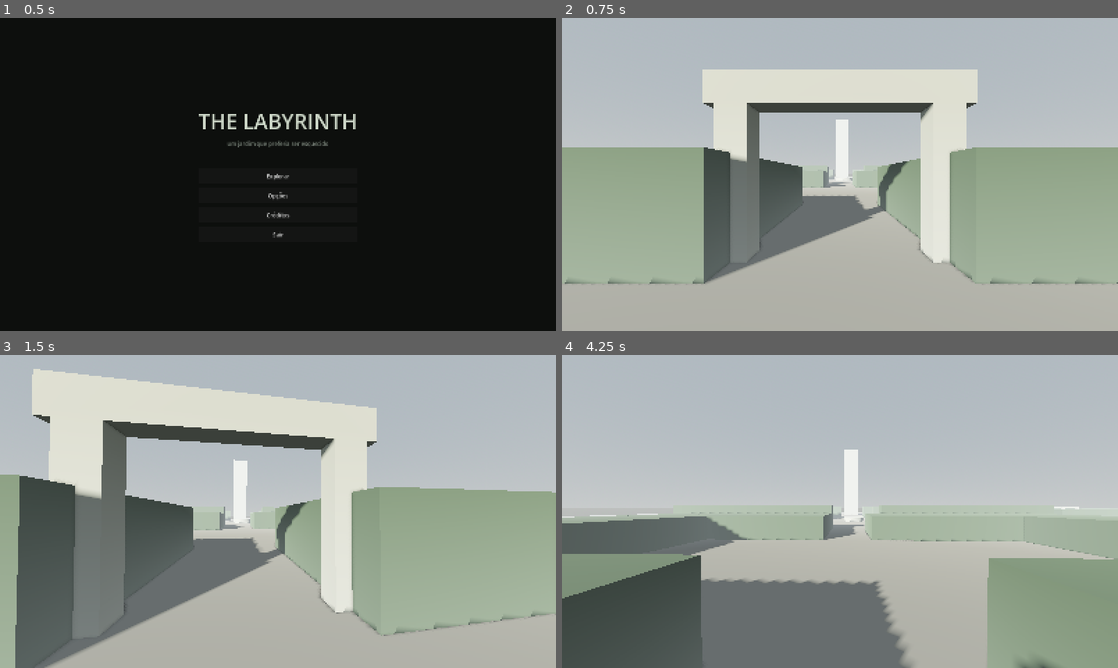
Above: before the commit, frames 1-4 (two rows, left to right).
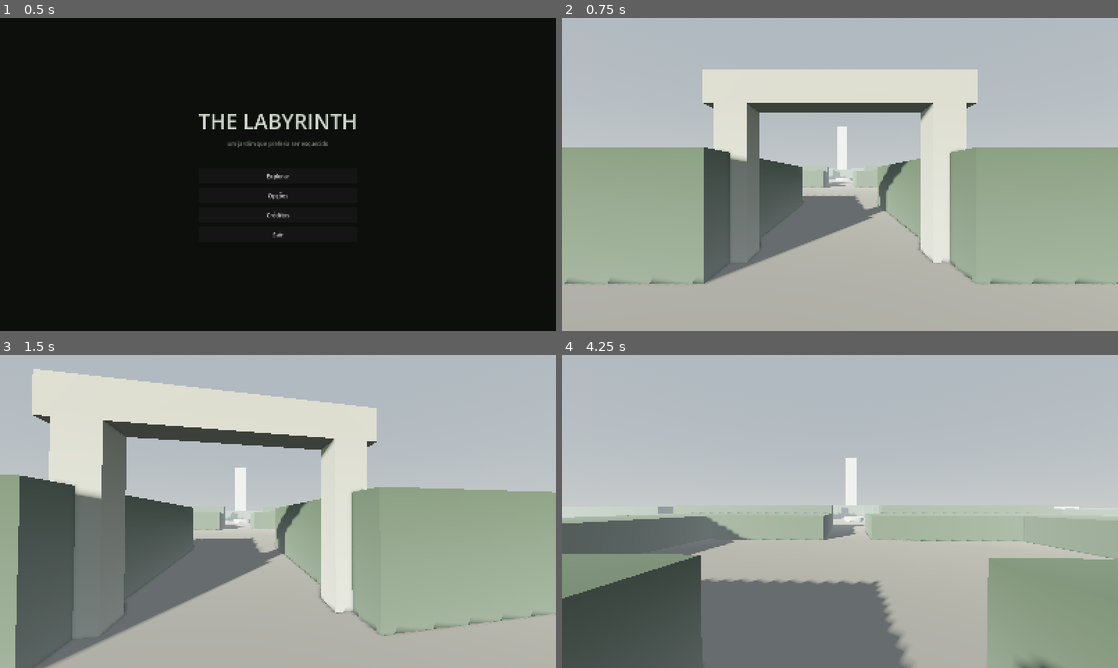
Above: after the commit, the same moments.

Repository: klauschatrny/dnd
Game: Godot game, scene res://cenas/menus/menu_inicial.tscn
Same seed, same stepped clock (60 frames per second), same inputs: the game is played once before the commit and once after it.
Inputs (mouse positions are in pixels of both pictures, inside the frame that each line leads up to):
- Up to frame 1 (0.5 s): no input
- Up to frame 2 (0.75 s): click "Explorar" at 0.5 s
- Up to frame 3 (1.5 s): tap Enter at 1.25 s; move the mouse to (305, 511) at 1.27 s; hold W (mover_frente) from 1.28 s (still down); tap E (interagir) at 1.35 s
- Up to frame 4 (4.25 s): keep holding W (mover_frente); tap Space (pular) at 1.52, 2.27, 3.77 s; move the mouse to (812, 511) at 2.02 s; tap E (interagir) at 2.1, 2.85, 3.6 s; move the mouse to (851, 505) at 2.77 s; move the mouse to (834, 517) at 3.52 s

Frame 1 is identical in both runs. In frame 2, 0.2% of the frame differs, in the area x 49-53%, y 32-52%; in frame 3, 0.2%; in frame 4, 0.4%, in the area x 0-54%, y 30-52%.

Commit message:
Fase 4.3: Jardim das Estátuas (oeste) e Labirinto de Sebes (norte)
Mais duas regiões do graybox, saindo do hub:
- Jardim das Estátuas (jardim_estatuas.tscn): área aberta e simétrica com
  ilhas de sebe (2,8 m) e 4 estátuas (graybox CSG) como orientação; entrada
  leste alinhada à saída oeste do hub, saída norte reservada.
- Labirinto de Sebes (labirinto_sebes.tscn): maze em serpentina conectado,
  sebes altas (3,5 m), corredores estreitos — o desafio de navegação;
  entrada sul (do hub) e saída norte rumo à Torre.

Torre do Relógio reposicionada ao norte do maze (visível por cima das
sebes). mundo.tscn instancia e posiciona as regiões. Layout em cruz ao
redor do hub conferido por vista de cima (5 de 10 regiões).

Verificado headless (import/execução sem erros).

Co-Authored-By: Claude Opus 4.8 <noreply@anthropic.com>

Diff:
--- a/cenas/mundo/mundo.tscn
+++ b/cenas/mundo/mundo.tscn
@@ -1,10 +1,12 @@
-[gd_scene load_steps=11 format=3]
+[gd_scene load_steps=13 format=3]
 
 [ext_resource type="Material" path="res://assets/materiais/pedra_chao.tres" id="2_chao"]
 [ext_resource type="Material" path="res://assets/materiais/pedra.tres" id="3_pedra"]
 [ext_resource type="PackedScene" path="res://cenas/mundo/regioes/entrada.tscn" id="4_entrada"]
 [ext_resource type="PackedScene" path="res://cenas/mundo/regioes/jardim_central.tscn" id="5_central"]
 [ext_resource type="PackedScene" path="res://cenas/mundo/regioes/roseiral.tscn" id="6_rose"]
+[ext_resource type="PackedScene" path="res://cenas/mundo/regioes/jardim_estatuas.tscn" id="7_estatuas"]
+[ext_resource type="PackedScene" path="res://cenas/mundo/regioes/labirinto_sebes.tscn" id="8_maze"]
 
 [sub_resource type="ProceduralSkyMaterial" id="CeuMat_1"]
 sky_top_color = Color(0.55, 0.6, 0.64, 1)
@@ -80,7 +82,7 @@
 shape = SubResource("Chao_forma")
 
 [node name="TorreDoRelogio" type="CSGBox3D" parent="."]
-transform = Transform3D(1, 0, 0, 0, 1, 0, 0, 0, 1, 0, 12, -55)
+transform = Transform3D(1, 0, 0, 0, 1, 0, 0, 0, 1, 0, 12, -68)
 use_collision = true
 size = Vector3(5, 24, 5)
 material = ExtResource("3_pedra")
@@ -95,6 +97,12 @@
 
 [node name="Roseiral" parent="Regioes" instance=ExtResource("6_rose")]
 transform = Transform3D(1, 0, 0, 0, 1, 0, 0, 0, 1, 30, 0, -34)
+
+[node name="JardimEstatuas" parent="Regioes" instance=ExtResource("7_estatuas")]
+transform = Transform3D(1, 0, 0, 0, 1, 0, 0, 0, 1, -69, 0, -34)
+
+[node name="LabirintoSebes" parent="Regioes" instance=ExtResource("8_maze")]
+transform = Transform3D(1, 0, 0, 0, 1, 0, 0, 0, 1, -21, 0, -60)
 
 [node name="Landmarks" type="Node3D" parent="."]
 
@@ -212,3 +220,63 @@
 transform = Transform3D(1, 0, 0, 0, 1, 0, 0, 0, 1, 0, 2.9, 1.5)
 size = Vector3(3.4, 0.3, 0.4)
 material = ExtResource("3_pedra")
+
+[node name="EstatuaJardim1" type="Node3D" parent="Landmarks"]
+transform = Transform3D(1, 0, 0, 0, 1, 0, 0, 0, 1, -56, 0, -16)
+
+[node name="Pedestal" type="CSGBox3D" parent="Landmarks/EstatuaJardim1"]
+transform = Transform3D(1, 0, 0, 0, 1, 0, 0, 0, 1, 0, 0.5, 0)
+use_collision = true
+size = Vector3(1.2, 1, 1.2)
+material = ExtResource("3_pedra")
+
+[node name="Figura" type="CSGBox3D" parent="Landmarks/EstatuaJardim1"]
+transform = Transform3D(1, 0, 0, 0, 1, 0, 0, 0, 1, 0, 2, 0)
+use_collision = true
+size = Vector3(0.6, 2, 0.6)
+material = ExtResource("3_pedra")
+
+[node name="EstatuaJardim2" type="Node3D" parent="Landmarks"]
+transform = Transform3D(1, 0, 0, 0, 1, 0, 0, 0, 1, -44, 0, -16)
+
+[node name="Pedestal" type="CSGBox3D" parent="Landmarks/EstatuaJardim2"]
+transform = Transform3D(1, 0, 0, 0, 1, 0, 0, 0, 1, 0, 0.5, 0)
+use_collision = true
+size = Vector3(1.2, 1, 1.2)
+material = ExtResource("3_pedra")
+
+[node name="Figura" type="CSGBox3D" parent="Landmarks/EstatuaJardim2"]
+transform = Transform3D(1, 0, 0, 0, 1, 0, 0, 0, 1, 0, 2, 0)
+use_collision = true
+size = Vector3(0.6, 2, 0.6)
+material = ExtResource("3_pedra")
+
+[node name="EstatuaJardim3" type="Node3D" parent="Landmarks"]
+transform = Transform3D(1, 0, 0, 0, 1, 0, 0, 0, 1, -56, 0, -26)
+
+[node name="Pedestal" type="CSGBox3D" parent="Landmarks/EstatuaJardim3"]
+transform = Transform3D(1, 0, 0, 0, 1, 0, 0, 0, 1, 0, 0.5, 0)
+use_collision = true
+size = Vector3(1.2, 1, 1.2)
+material = ExtResource("3_pedra")
+
+[node name="Figura" type="CSGBox3D" parent="Landmarks/EstatuaJardim3"]
+transform = Transform3D(1, 0, 0, 0, 1, 0, 0, 0, 1, 0, 2, 0)
+use_collision = true
+size = Vector3(0.6, 2, 0.6)
+material = ExtResource("3_pedra")
+
+[node name="EstatuaJardim4" type="Node3D" parent="Landmarks"]
+transform = Transform3D(1, 0, 0, 0, 1, 0, 0, 0, 1, -44, 0, -26)
+
+[node name="Pedestal" type="CSGBox3D" parent="Landmarks/EstatuaJardim4"]
+transform = Transform3D(1, 0, 0, 0, 1, 0, 0, 0, 1, 0, 0.5, 0)
+use_collision = true
+size = Vector3(1.2, 1, 1.2)
+material = ExtResource("3_pedra")
+
+[node name="Figura" type="CSGBox3D" parent="Landmarks/EstatuaJardim4"]
+transform = Transform3D(1, 0, 0, 0, 1, 0, 0, 0, 1, 0, 2, 0)
+use_collision = true
+size = Vector3(0.6, 2, 0.6)
+material = ExtResource("3_pedra")
--- /dev/null
+++ b/cenas/mundo/regioes/jardim_estatuas.tscn
@@ -0,0 +1,21 @@
+[gd_scene load_steps=2 format=3]
+
+[ext_resource type="Script" path="res://scripts/mundo/carregador_labirinto.gd" id="1_carregador"]
+
+[node name="JardimEstatuas" type="Node3D"]
+script = ExtResource("1_carregador")
+tamanho_celula = 2.0
+altura_sebe = 2.8
+mapa = "########...########
+#.................#
+#..##.........##..#
+#.................#
+#..##.........##..#
+#.................#
+#..................
+#..................
+#..................
+#.................#
+#..##.........##..#
+#.................#
+###################"
--- /dev/null
+++ b/cenas/mundo/regioes/labirinto_sebes.tscn
@@ -0,0 +1,19 @@
+[gd_scene load_steps=2 format=3]
+
+[ext_resource type="Script" path="res://scripts/mundo/carregador_labirinto.gd" id="1_carregador"]
+
+[node name="LabirintoSebes" type="Node3D"]
+script = ExtResource("1_carregador")
+tamanho_celula = 2.0
+altura_sebe = 3.5
+mapa = "#########...#########
+#...................#
+###################.#
+#...................#
+#.###################
+#...................#
+###################.#
+#...................#
+#.###################
+#...................#
+#########...#########"
Not shown, changed: CLAUDE.md
